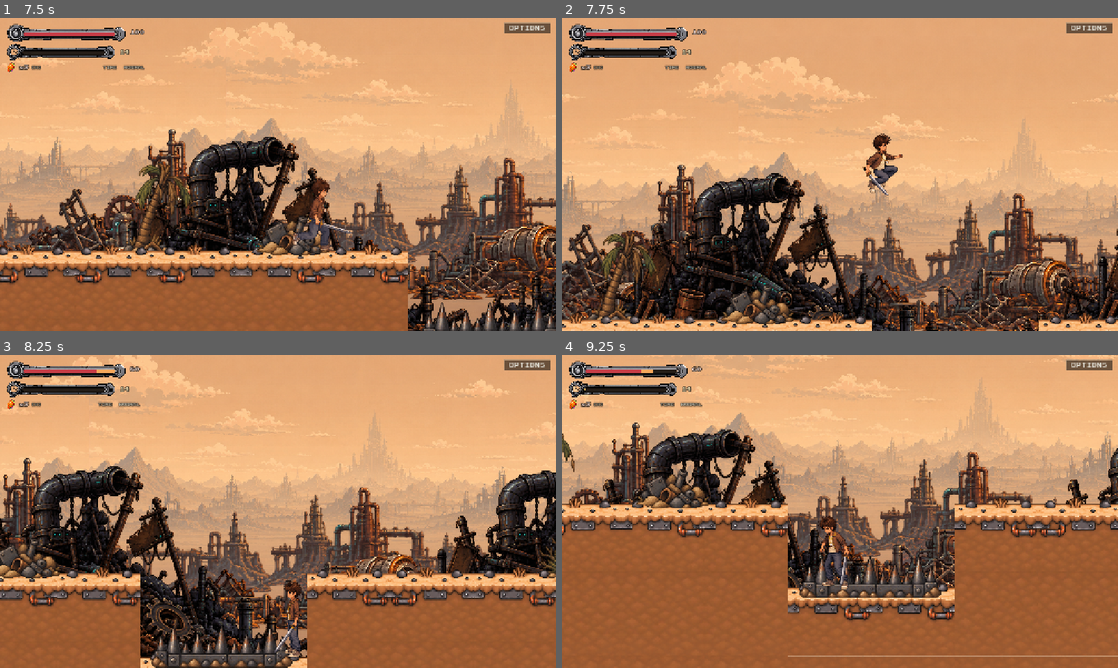
Above: before the commit, frames 1-4 (two rows, left to right).
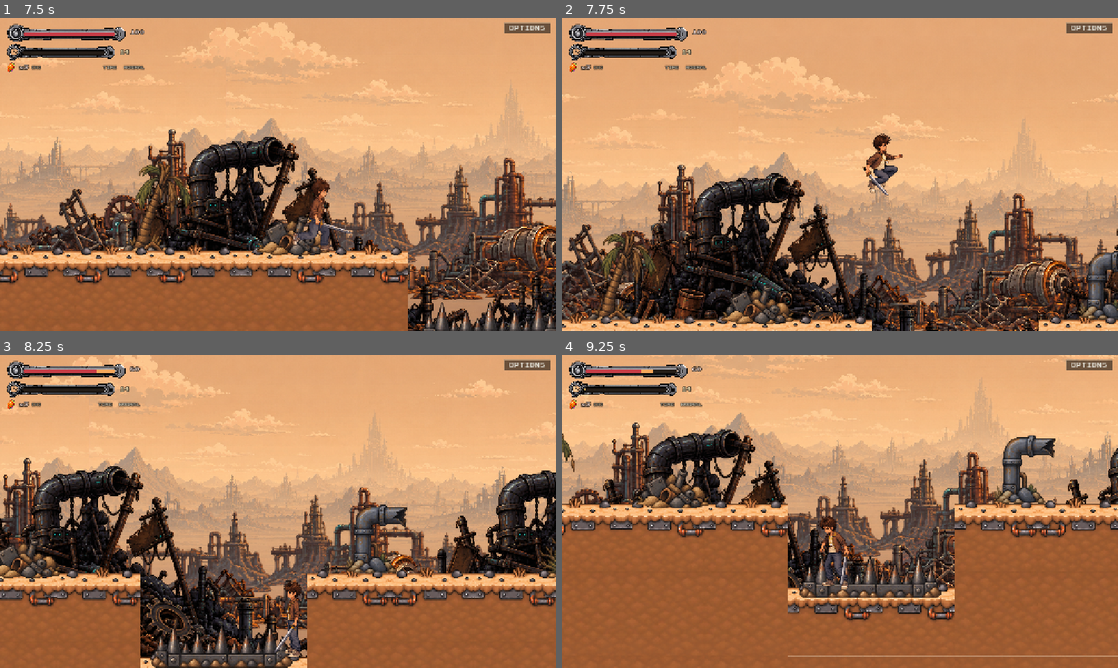
Above: after the commit, the same moments.

Repository: Zeyadzahran/years-to-spare
Game: Godot game, scene res://src/levels/level_01.tscn
Same seed, same stepped clock (60 frames per second), same inputs: the game is played once before the commit and once after it. This scene is started directly instead of the project's main scene. Sound files missing from this copy of the repository are replaced by a short silence.
Inputs:
- Up to frame 1 (7.5 s): tap Enter at 0.5 s; hold D (move_right) 0.53-2.03 s; tap J (attack) at 0.6, 5.1 s; tap Space (jump) at 0.77, 1.52, 3.02, 3.77, 4.52, 6.02, 6.77 s; tap S (crouch) at 1.35, 5.85 s; hold A (move_left) 2.03-4.28 s; tap H (heal) at 2.1, 6.6 s; tap E (time_rewind) at 2.85, 7.35 s; tap Shift (time_slow) at 3.6 s; tap R (restart) at 4.15 s; hold D (move_right) from 4.28 s (still down); tap Q (time_stop) at 4.35 s
- Up to frame 2 (7.75 s): keep holding D (move_right); tap Space (jump) at 7.52 s
- Up to frame 3 (8.25 s): release D (move_right) at 8.03 s; hold A (move_left) from 8.03 s (still down); tap Shift (time_slow) at 8.1 s
- Up to frame 4 (9.25 s): keep holding A (move_left); tap Q (time_stop) at 8.85 s; tap Space (jump) at 9.02 s

Frame 1 is identical in both runs. In frame 2, 0.8% of the frame differs, in the area x 93-100%, y 74-96%; in frame 3, 1.1%; in frame 4, 1.3%, in the area x 77-89%, y 25-48%.

Commit message:
feat: add checkpoint respawn

Diff:
--- a/autoload/game_state.gd
+++ b/autoload/game_state.gd
@@ -18,10 +18,43 @@
 var level_index := 0
 var unlocked: Array[StringName] = []
 
+## The checkpoint the boy goes back to, and the age he had when he reached it.
+## Deliberately not cleared by `start_new_run()`: that runs on every level load,
+## including the reload a death triggers, which is exactly when this is needed.
+var checkpoint_id: StringName = &""
+var checkpoint_level: StringName = &""
+var checkpoint_position := Vector2.ZERO
+var checkpoint_age := 0.0
+
 func start_new_run() -> void:
 	level_index = 0
 	unlocked.clear()
 	_grant_for_current_level()
+
+
+## Called by a Checkpoint the first time the boy passes it.
+func set_checkpoint(id: StringName, position: Vector2, age: float) -> void:
+	checkpoint_id = id
+	checkpoint_level = current_level()["id"]
+	checkpoint_position = position
+	checkpoint_age = age
+
+
+func is_active_checkpoint(id: StringName) -> bool:
+	return checkpoint_id != &"" and checkpoint_id == id
+
+
+## True once a checkpoint in this level has been reached; until then a death
+## restarts the level the way it always has.
+func has_checkpoint(level_id: StringName) -> bool:
+	return checkpoint_id != &"" and checkpoint_level == level_id
+
+
+func clear_checkpoint() -> void:
+	checkpoint_id = &""
+	checkpoint_level = &""
+	checkpoint_position = Vector2.ZERO
+	checkpoint_age = 0.0
 
 
 func current_level() -> Dictionary:
@@ -36,6 +69,7 @@
 	if level_index >= LEVELS.size() - 1:
 		return false
 	level_index += 1
+	clear_checkpoint()
 	_grant_for_current_level()
 	return true
 
--- a/src/components/age_component.gd
+++ b/src/components/age_component.gd
@@ -30,6 +30,14 @@
 		died.emit()
 
 
+## Puts the boy at an exact age, for a checkpoint handing back the years he had
+## when he reached it. Announces the change like any other, so whatever listens
+## for `player_age_changed` - the HUD, and the body he is wearing - follows.
+func set_to(value: float) -> void:
+	age = clampf(value, start_age, death_age)
+	changed.emit(age, death_age)
+
+
 func restore(amount: float) -> void:
 	if amount <= 0.0 or age >= death_age:
 		return
--- a/src/levels/level.gd
+++ b/src/levels/level.gd
@@ -9,7 +9,23 @@
 	TimeService.reset()
 	GameState.start_new_run()
 	EventBus.player_died.connect(_on_player_died)
+	_resume_from_checkpoint()
 	EventBus.level_started.emit(level_id)
+
+
+## A death reloads the whole level, so this runs on every load and is what turns
+## that reload into a respawn: the boy is moved to the checkpoint he reached and
+## handed back the age he had there, rather than starting the phase over.
+## Runs after the scene's children are ready, so the player and its components
+## exist and the age it announces reaches the HUD and his sprite set.
+func _resume_from_checkpoint() -> void:
+	if not GameState.has_checkpoint(level_id):
+		return
+	var player := get_tree().get_first_node_in_group(&"player") as Node2D
+	if player == null:
+		return
+	player.global_position = GameState.checkpoint_position
+	player.age.set_to(GameState.checkpoint_age)
 
 
 func _unhandled_input(event: InputEvent) -> void:
--- a/src/levels/level_01.tscn
+++ b/src/levels/level_01.tscn
@@ -15,6 +15,7 @@
 [ext_resource type="PackedScene" uid="uid://s4thn3454mp1" path="res://src/actors/player/player.tscn" id="12_r3o47"]
 [ext_resource type="PackedScene" uid="uid://bv8j3me4a5f5i" path="res://src/ui/hud.tscn" id="16_buk32"]
 [ext_resource type="PackedScene" uid="uid://cf5roapb2wk7d" path="res://src/world/hazards/spike_strip_small.tscn" id="17_spksm"]
+[ext_resource type="PackedScene" uid="uid://b4kxq2wcheckp" path="res://src/world/checkpoint.tscn" id="18_chkpt"]
 
 [sub_resource type="RectangleShape2D" id="RectangleShape2D_70nlc"]
 size = Vector2(10400, 400)
@@ -269,6 +270,17 @@
 offset = Vector2(0, -86)
 region_enabled = true
 region_rect = Rect2(340, 854, 322, 172)
+
+[node name="Checkpoints" type="Node2D" parent="World"]
+
+[node name="Checkpoint1" parent="World/Checkpoints" instance=ExtResource("18_chkpt")]
+position = Vector2(1900, 600)
+
+[node name="Checkpoint2" parent="World/Checkpoints" instance=ExtResource("18_chkpt")]
+position = Vector2(2980, 480)
+
+[node name="Checkpoint3" parent="World/Checkpoints" instance=ExtResource("18_chkpt")]
+position = Vector2(4300, 600)
 
 [node name="Hazards" type="Node2D" parent="World" unique_id=160053923]
 
--- /dev/null
+++ b/src/world/checkpoint.gd
@@ -0,0 +1,35 @@
+class_name Checkpoint
+extends Area2D
+## A place the boy is sent back to. Records where he stood and the age he had
+## when he first passed it, so dying costs him the ground he covered but not the
+## years he spent covering it.
+##
+## Detection, shape, art and both tints are authored in the scene and the
+## Inspector. The only part that needs code is handing the pair to GameState:
+## a death reloads the level, so the record has to outlive this node.
+
+## How the marker reads before and after it takes. Tune in the Inspector.
+@export var idle_tint := Color(0.85, 0.95, 1.1)
+@export var active_tint := Color(0.45, 1.35, 1.05)
+
+@onready var _marker: Sprite2D = $Marker
+
+func _ready() -> void:
+	# Respawning rebuilds the level, so the one that is already recorded has to
+	# come back lit rather than dormant.
+	_marker.modulate = active_tint if GameState.is_active_checkpoint(name) else idle_tint
+
+
+## Wired from this Area2D's body_entered in the scene.
+func _on_body_entered(body: Node2D) -> void:
+	# Only the age is read off the body, so anything carrying an AgeComponent
+	# can use these; anything else walks through without arming them.
+	var age := body.get(&"age") as AgeComponent
+	if age == null:
+		return
+	# Re-entering the one already recorded must not overwrite it: the boy
+	# respawns standing inside it, and it would bank whatever age he died at.
+	if GameState.is_active_checkpoint(name):
+		return
+	GameState.set_checkpoint(name, global_position, age.age)
+	_marker.modulate = active_tint
--- /dev/null
+++ b/src/world/checkpoint.tscn
@@ -0,0 +1,26 @@
+[gd_scene format=3 uid="uid://b4kxq2wcheckp"]
+
+[ext_resource type="Script" path="res://src/world/checkpoint.gd" id="1_checkpoint"]
+[ext_resource type="Texture2D" uid="uid://cq7g30j4pyjf2" path="res://assets/tiles/phase1/decorations.png" id="2_decorations"]
+
+[sub_resource type="RectangleShape2D" id="Shape_Checkpoint"]
+size = Vector2(64, 140)
+
+[node name="Checkpoint" type="Area2D"]
+collision_layer = 0
+collision_mask = 2
+script = ExtResource("1_checkpoint")
+
+[node name="Marker" type="Sprite2D" parent="."]
+modulate = Color(0.85, 0.95, 1.1, 1)
+scale = Vector2(0.33333334, 0.33333334)
+texture = ExtResource("2_decorations")
+offset = Vector2(0, -149.5)
+region_enabled = true
+region_rect = Rect2(700, 734, 269, 299)
+
+[node name="Shape" type="CollisionShape2D" parent="."]
+position = Vector2(0, -70)
+shape = SubResource("Shape_Checkpoint")
+
+[connection signal="body_entered" from="." to="." method="_on_body_entered"]
Not shown, added: src/world/checkpoint.gd.uid
